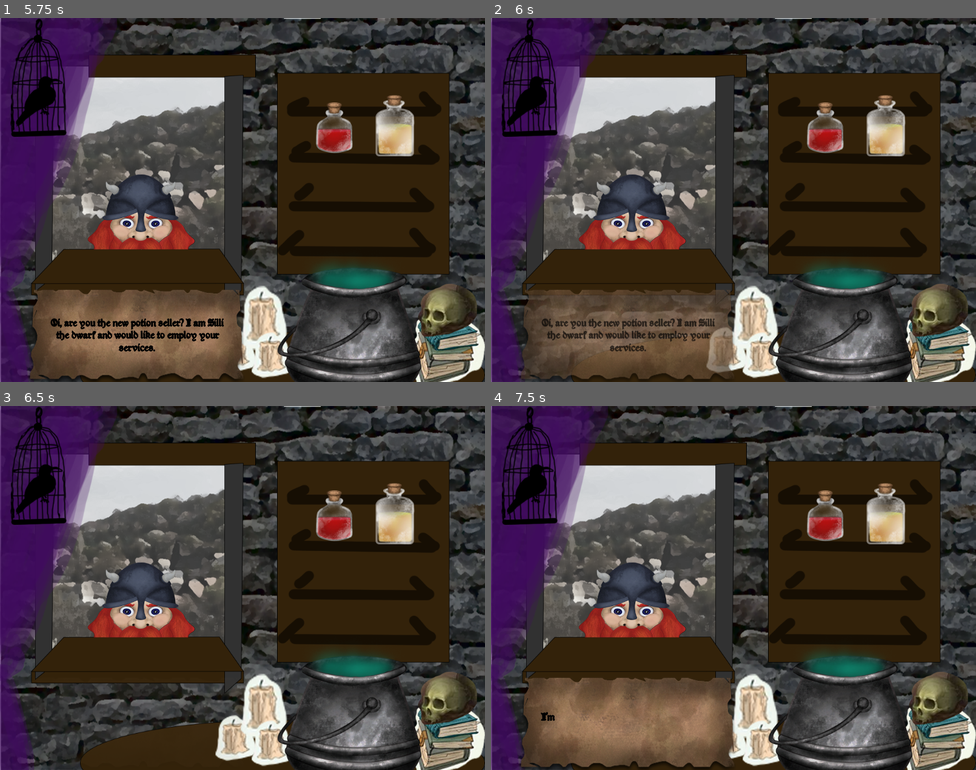
Above: before the commit, frames 1-4 (two rows, left to right).
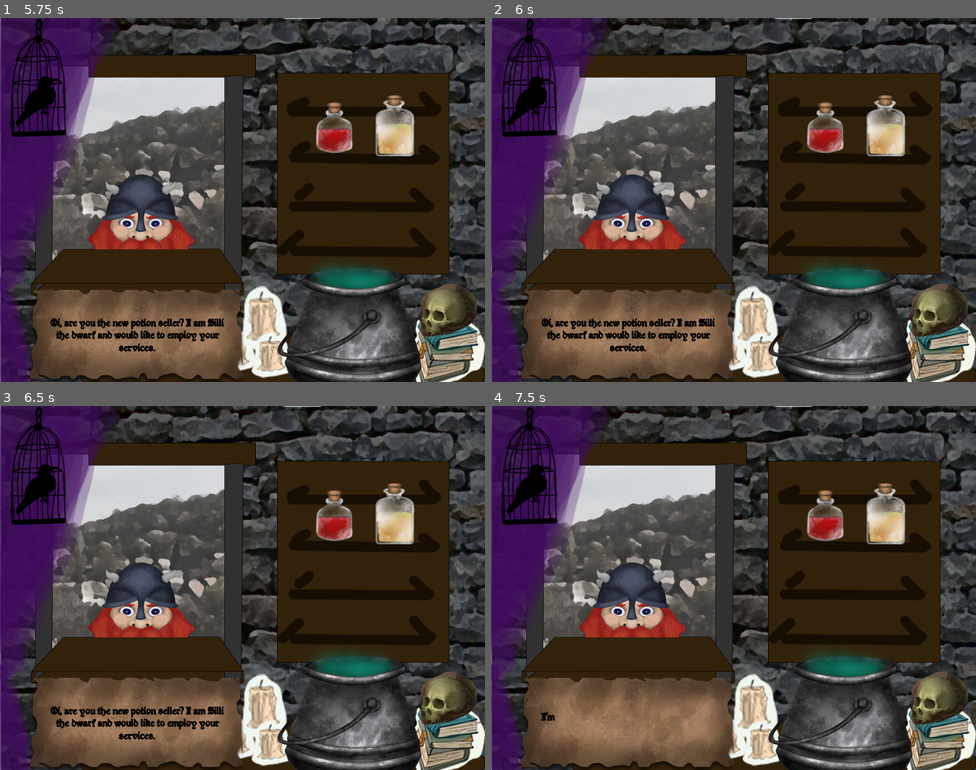
Above: after the commit, the same moments.

Repository: RobinRenggli/godotwildjam43
Game: Godot game, scene res://MainScene/MainScene.tscn
Two runs of this game, one before a commit and one after it. Both use one fixed random seed, a clock stepped at 60 frames per second and the inputs below. The engine's default icon, where the game draws it, is replaced by a stand-in: a white triangle on a blue panel in a dark square.
Inputs (mouse positions are in pixels of both pictures, inside the frame that each line leads up to):
- Up to frame 1 (5.75 s): move the mouse to (349, 181) at 0.52 s; move the mouse to (145, 218) at 1.27 s; move the mouse to (291, 119) at 2.02 s; move the mouse to (218, 272) at 2.77 s; move the mouse to (388, 254) at 3.52 s; move the mouse to (97, 145) at 4.27 s; tap Enter at 5 s; move the mouse to (266, 200) at 5.02 s
- Up to frame 2 (6 s): tap Space at 5.75 s; move the mouse to (660, 109) at 5.77 s
- Up to frame 3 (6.5 s): no input
- Up to frame 4 (7.5 s): move the mouse to (840, 569) at 6.52 s; tap Enter at 7.25 s; move the mouse to (636, 606) at 7.27 s

Frame 1 is identical in both runs. In frame 2, 4.5% of the frame differs, in the area x 7-51%, y 74-98%; in frame 3, 9.9%, in the area x 6-51%, y 74-100%; in frame 4, nothing differs.

Commit message:
changed textbox behaviour

Diff:
--- a/GodotProject/Assets/Styles/TextBox.tres
+++ /dev/null
@@ -1,9 +0,0 @@
-[gd_resource type="StyleBoxFlat" format=2]
-
-[resource]
-bg_color = Color( 0.054902, 0.00784314, 0.0666667, 1 )
-border_width_left = 2
-border_width_top = 2
-border_width_right = 2
-border_width_bottom = 2
-border_color = Color( 0.466667, 0.462745, 0.462745, 1 )
--- a/GodotProject/MainScene/MainScene.gd
+++ b/GodotProject/MainScene/MainScene.gd
@@ -10,9 +10,11 @@
 	game_loop()
 
 func game_loop():
+	TextBox.show_textbox()
 	TextBox.queue_text(active_hero.dialog)
 	var adventure = active_hero.chose_adventure(adventures)
 	TextBox.queue_text(adventure.description)
 	yield(active_hero, "potion_received")
+	TextBox.hide_textbox()
 	active_hero.go_on_adventure()
 	game_loop()
--- a/GodotProject/MainScene/MainScene.tscn
+++ b/GodotProject/MainScene/MainScene.tscn
@@ -66,7 +66,7 @@
 "_edit_use_anchors_": false
 }
 
-[node name="Panel" type="TextureRect" parent="TextBox/TextBoxContainer"]
+[node name="TextBox" type="TextureRect" parent="TextBox/TextBoxContainer"]
 use_parent_material = true
 margin_right = 500.0
 margin_bottom = 375.0
--- a/GodotProject/UIElements/Textbox.gd
+++ b/GodotProject/UIElements/Textbox.gd
@@ -39,6 +39,9 @@
 	label_text.text = ""
 	textbox_container.hide()
 
+func show_textbox():
+	textbox_container.show()
+
 func display_text():
 	var read_time = 0
 	var next_text = ""
@@ -51,7 +54,6 @@
 	read_time = len(next_text) * char_read_rate
 	label_text.text = next_text
 	label_text.percent_visible = 0.0
-	textbox_container.show()
 
 	# fade in text
 	$Tween.interpolate_property(label_text, "percent_visible", 0.0, 1.0, read_time, Tween.TRANS_LINEAR, Tween.EASE_IN_OUT)
@@ -59,15 +61,10 @@
 	yield(get_tree().create_timer(read_time + 1), "timeout")
 	$Tween.remove_all()
 
-	# fade out text
-	$Tween.interpolate_property(label_text, "modulate:a", 1.0, 0.0, 0.8, Tween.TRANS_LINEAR, Tween.EASE_IN_OUT)
-	$Tween.interpolate_property(textbox_container, "modulate:a", 1.0, 0.0, 0.8, Tween.TRANS_LINEAR, Tween.EASE_IN_OUT)
-	$Tween.start()
 	yield(get_tree().create_timer(1.5), "timeout")
 
 	# clean up
 	label_text.modulate.a = 1.0
 	textbox_container.modulate.a = 1.0
 	$Tween.remove_all()
-	hide_textbox()
 	change_state(State.READY)
